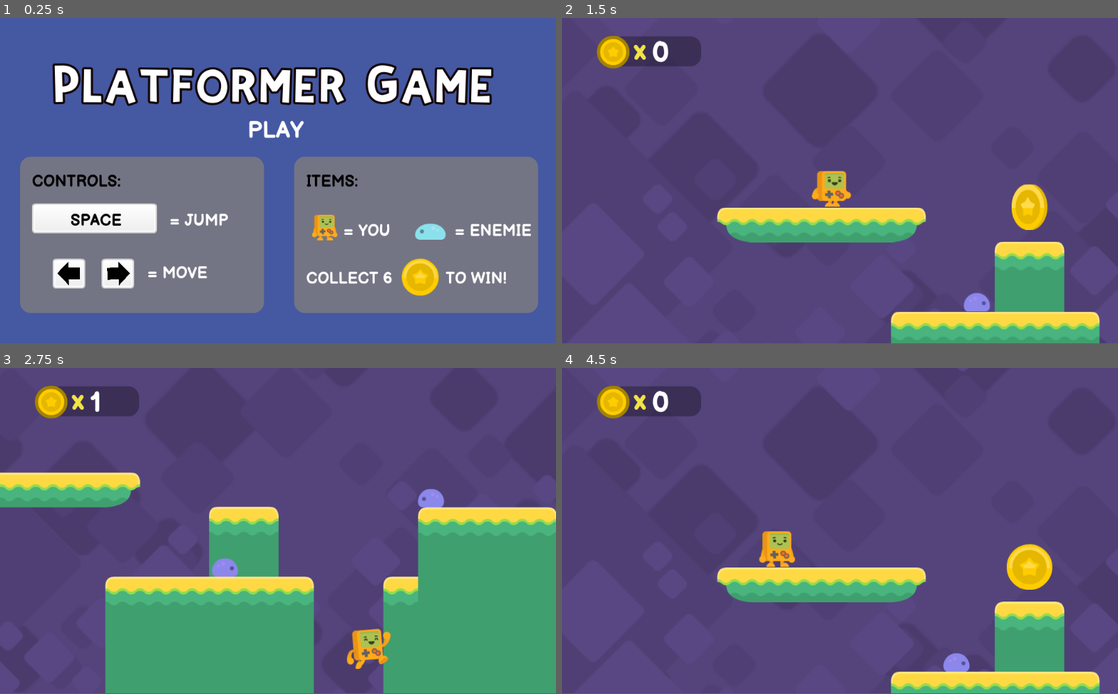
Above: before the commit, frames 1-4 (two rows, left to right).
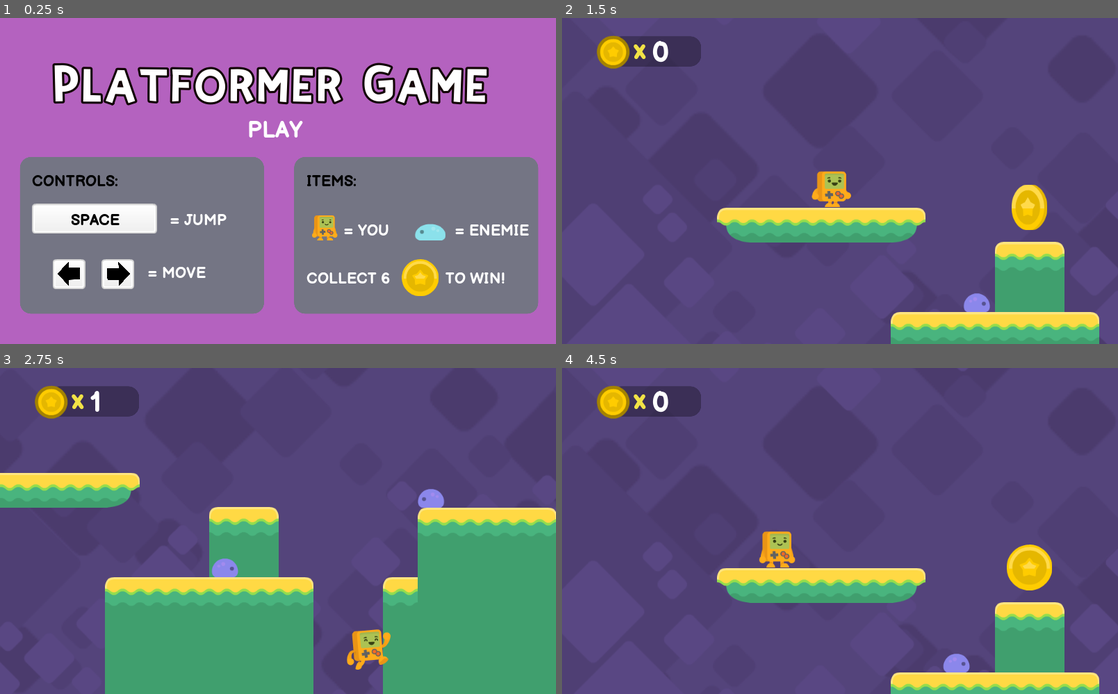
Above: after the commit, the same moments.

Repository: racampita/Platformer-Game-Tutorial
Game: Godot game, scene res://TitleMenu.tscn
Two runs of this game, one before a commit and one after it. Both use one fixed random seed, a clock stepped at 60 frames per second and the inputs below.
Inputs:
- Up to frame 1 (0.25 s): no input
- Up to frame 2 (1.5 s): click "PLAY" at 0.5 s; hold D (right) from 1.28 s (still down)
- Up to frame 3 (2.75 s): keep holding D (right); tap Space (jump) at 1.52, 2.27 s
- Up to frame 4 (4.5 s): release D (right) at 2.78 s; hold A (left) 2.78-3.5 s; click "Main Menu" at 3.5 s; click "PLAY" at 4.25 s
In our replay, the window is 800x468 before the commit and 800x469 after it. These sizes can differ from the game's own. Grey fills any space a smaller window leaves; there, only what the larger window draws over its background counts as a difference.

The runs differ from the first frame. In frame 1, 57% of the frame differs, in the area x 0-100%, y 0-100%; in frame 2, 1.1%; in frame 3, 1.2%; in frame 4, 1.5%.

Commit message:
Platformer Tutorial Pt14
+ RELEASE ON ITCH (draft version)

Diff:
--- a/TitleMenu.tscn
+++ b/TitleMenu.tscn
@@ -42,7 +42,7 @@
 [node name="ColorRect" type="ColorRect" parent="."]
 margin_right = 1024.0
 margin_bottom = 600.0
-color = Color( 0.270588, 0.345098, 0.635294, 1 )
+color = Color( 0.705882, 0.384314, 0.74902, 1 )
 __meta__ = {
 "_edit_use_anchors_": false
 }
--- a/enemy.tscn
+++ b/enemy.tscn
@@ -20,13 +20,13 @@
 } ]
 
 [sub_resource type="RectangleShape2D" id=2]
-extents = Vector2( 20, 13 )
+extents = Vector2( 23.1803, 13.1665 )
 
 [sub_resource type="RectangleShape2D" id=3]
-extents = Vector2( 19.9066, 2.50864 )
+extents = Vector2( 22.6843, 2.50864 )
 
 [sub_resource type="RectangleShape2D" id=4]
-extents = Vector2( 21.8908, 10.9336 )
+extents = Vector2( 28.1409, 10.9336 )
 
 [node name="enemy" type="KinematicBody2D"]
 collision_layer = 16
--- a/project.godot
+++ b/project.godot
@@ -18,6 +18,10 @@
 config/name="Platformer Game"
 run/main_scene="res://TitleMenu.tscn"
 config/icon="res://icon.png"
+
+[display]
+
+window/stretch/mode="2d"
 
 [input]
 
Not shown, added: export_presets.cfg
